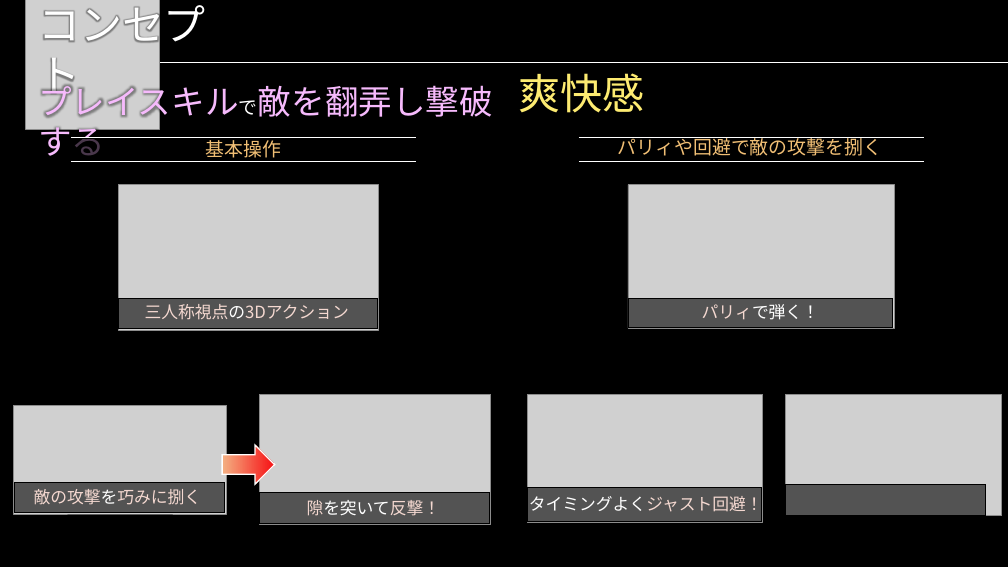
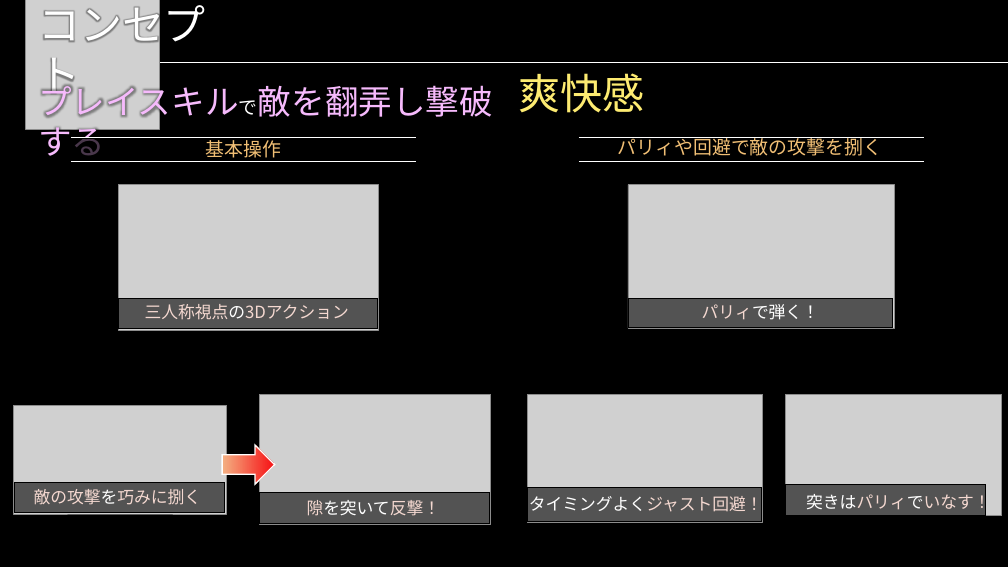
Before and after one commit to suegin/GameDesign, a slide deck: slide 2 of Blade Maiden.pptx. Drawn at 1008x567 pixels with LibreOffice and Linux fonts; fonts in the diff are those of the drawing; grey boxes stand for pictures; background and template pictures are left out. Boxes give left, top, right and bottom in pixels: in the first picture for what was removed or moved away, otherwise in the second. Text is boxed around its words. In the diff, an @@ line names an element or a change of style, - is before the commit and + after.

Commit message:
up

```diff
--- a/Blade Maiden.pptx
+++ b/Blade Maiden.pptx
@@ text added at (806,491,990,513), 16 pt, text gradient #F4D8D0 to #CC0000 @@
+突きはパリィでいなす！
```
Also in this commit, not shown: 1 slide added, 1 slide removed.
